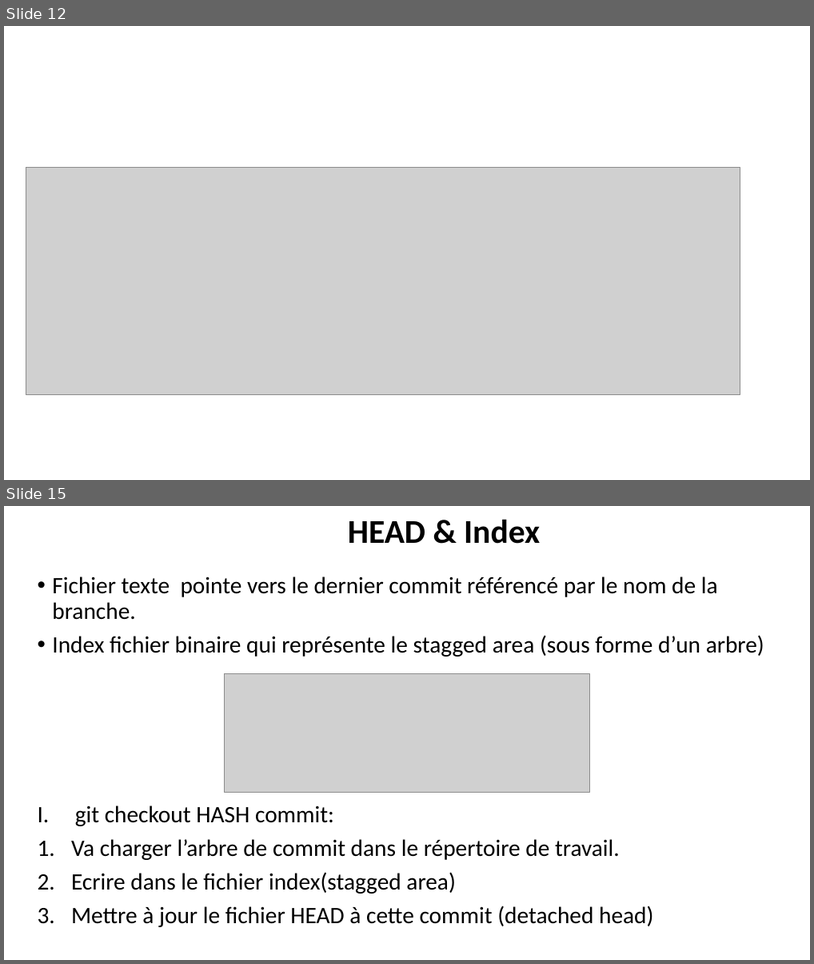
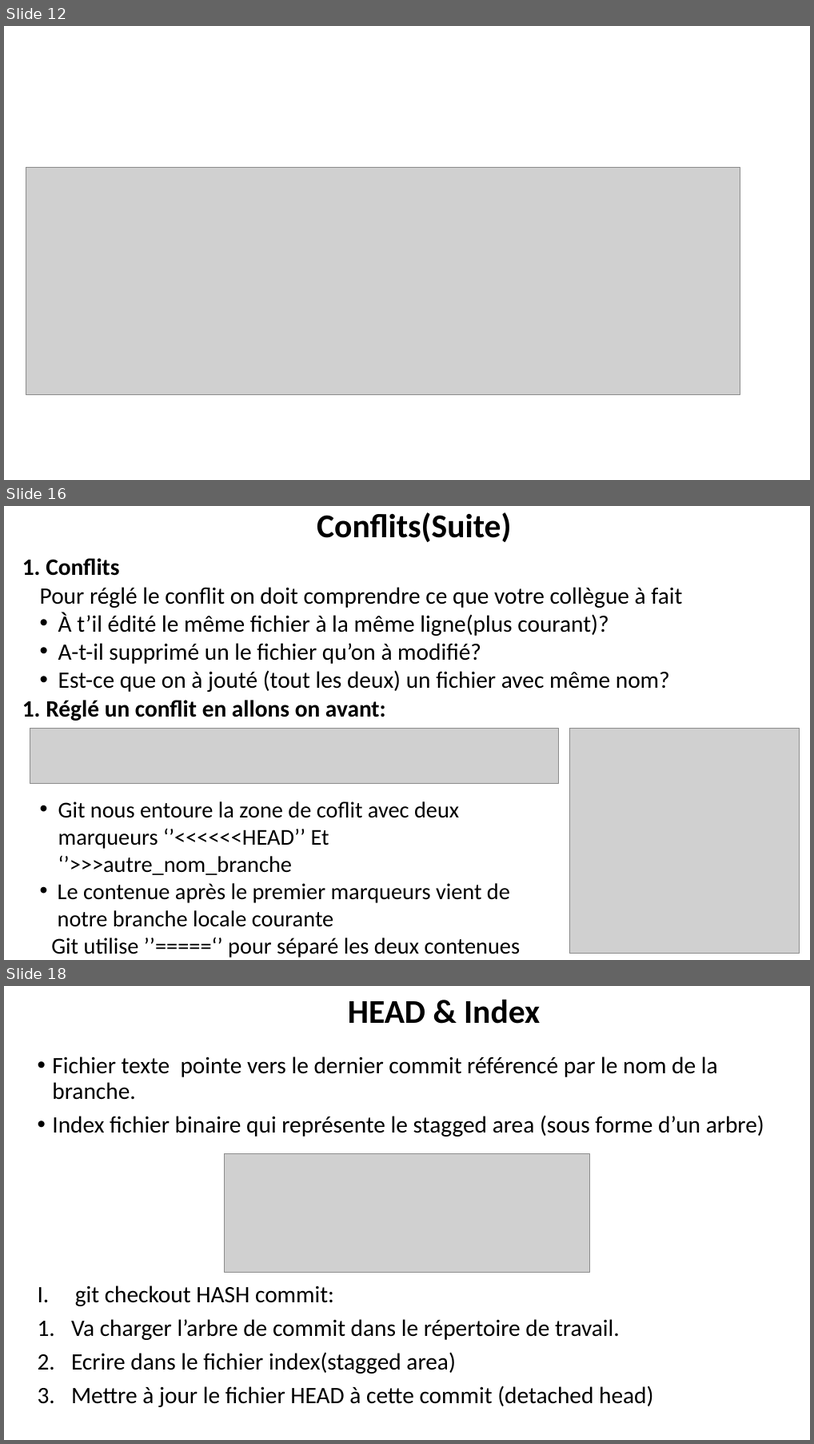
Before and after one commit to belakebiboussad/form, a slide deck: Formation Git.pptx. Shown one above the other, each under a label of ours: slides 12 and 15 before the commit, slides 12, 16 and 18 after it; the slides between them are not shown. The pictures are 814x964 and 814x1444 pixels, drawn with LibreOffice and Linux fonts; fonts in the diff are those of the drawing; grey boxes stand for pictures. Boxes give left, top, right and bottom in pixels: in the first picture for what was removed or moved away, otherwise in the second. Text is boxed around its words. In the diff, an @@ line names an element or a change of style, - is before the commit and + after.

```diff
--- a/Formation Git.pptx
+++ b/Formation Git.pptx
@@ slide 16 added at (x1=4, y1=506, x2=810, y2=960), background #FFFFFF @@
@@ title added at (x1=317, y1=512, x2=511, y2=542), 39.6 pt, text #000000, bold @@
+Conflits(Suite)
@@ text added at (x1=40, y1=558, x2=682, y2=720), 28 pt, text #000000 @@
+  1. Conflits
+  Pour réglé le conflit on doit comprendre ce que votre collègue à fait
+  • À t’il édité le même fichier à la même ligne(plus courant)?
+  • A-t-il supprimé un le fichier qu’on à modifié?
+  • Est-ce que on à jouté (tout les deux) un fichier avec même nom?
+  1. Réglé un conflit en allons on avant:
@@ picture added at (x1=30, y1=728, x2=558, y2=783) @@
@@ picture added at (x1=570, y1=728, x2=800, y2=953) @@
@@ text added at (x1=51, y1=801, x2=521, y2=957), 27 pt, text #000000 @@
+  • Git nous entoure la zone de coflit avec deux marqueurs ‘’<<<<<<HEAD’’ Et ‘’>>>autre_nom_branche
+  • Le contenue après le premier marqueurs vient de notre branche locale courante
+  Git utilise ’’=====‘’ pour séparé les deux contenues
@@ what was slide 15 is now slide 18 @@
```
Also in this commit, not shown: 5 slides changed, 3 other slides added, 3 other files.
